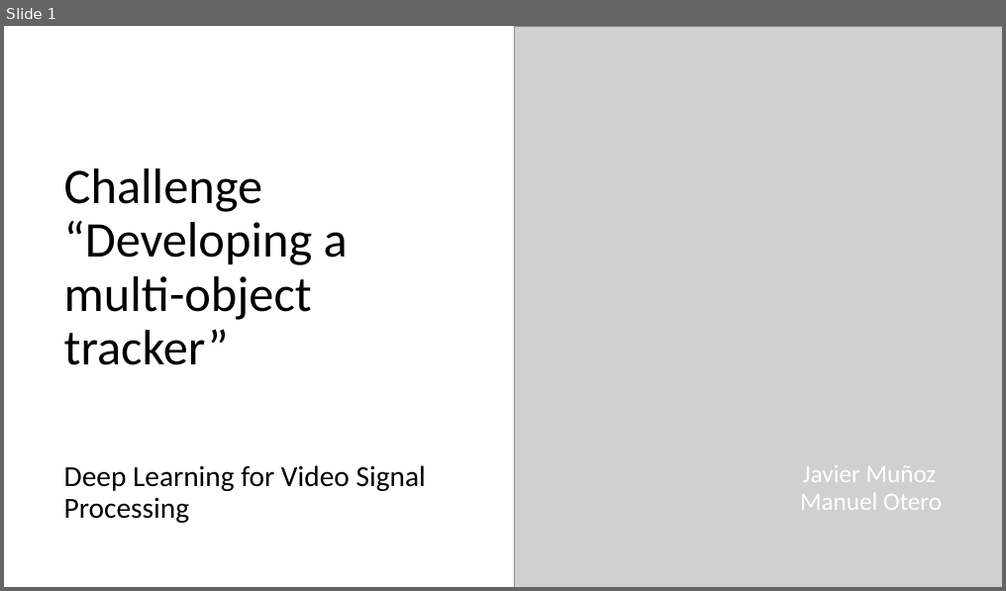
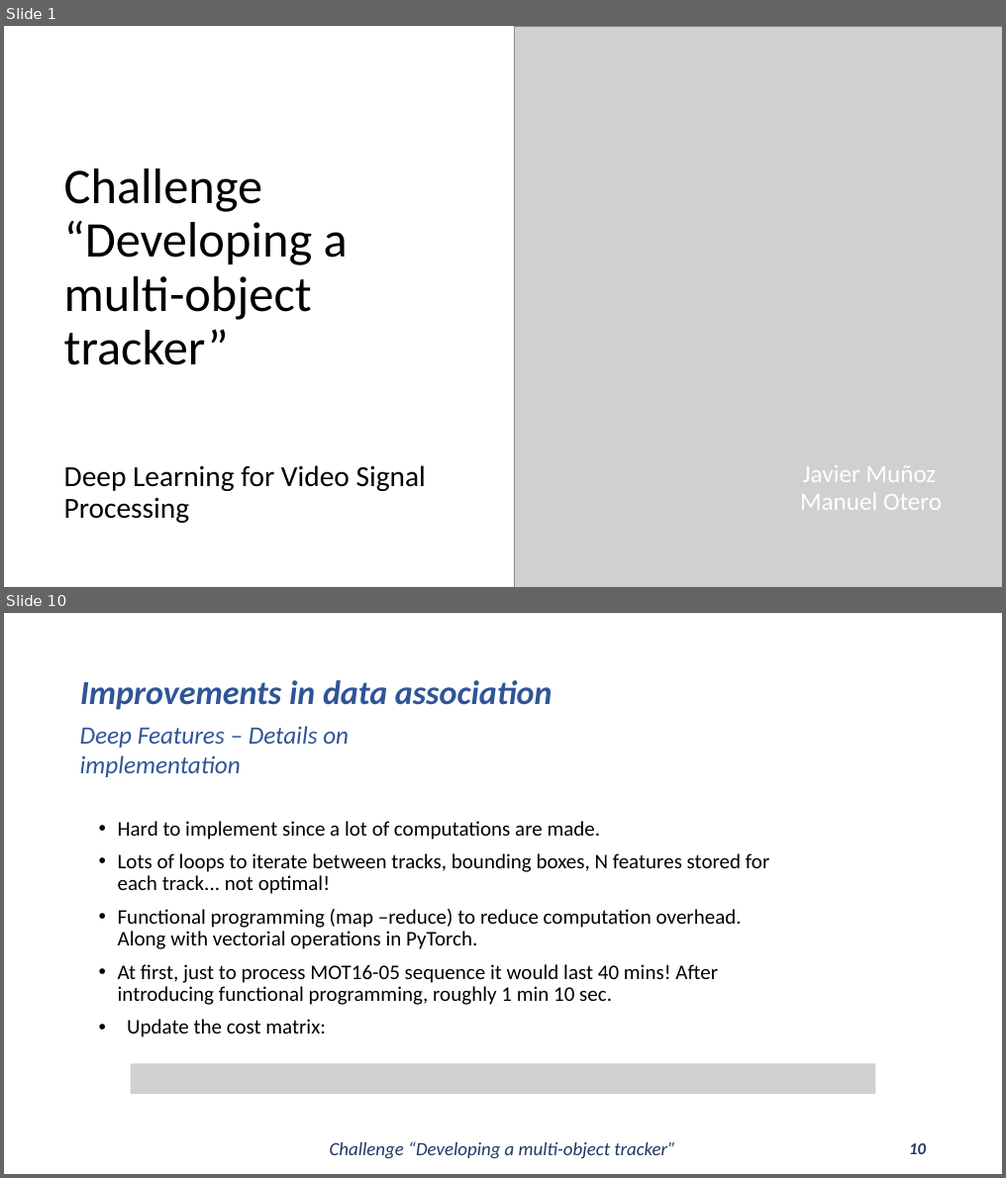
Before and after one commit to Javimh18/DL4VSP, a slide deck: dlvsp_challenge_material/challenge.pptx. Shown one above the other, each under a label of ours: slide 1 before the commit, slides 1 and 10 after it; the slides between them are not shown. The pictures are 1006x591 and 1006x1178 pixels, drawn with LibreOffice and Linux fonts; fonts in the diff are those of the drawing; grey boxes stand for pictures. Boxes give left, top, right and bottom in pixels: in the first picture for what was removed or moved away, otherwise in the second. Text is boxed around its words. In the diff, an @@ line names an element or a change of style, - is before the commit and + after.

```diff
--- a/dlvsp_challenge_material/challenge.pptx
+++ b/dlvsp_challenge_material/challenge.pptx
@@ slide 10 added at [4,613,1002,1174], background #FFFFFF @@
@@ title added at [80,680,552,710], 32.4 pt, text #2F5597, bold, italic @@
+Improvements in data association
@@ text added at [80,726,349,777], 24 pt, text #2F5597, italic @@
+Deep Features – Details on implementation
@@ subtitle added at [118,821,769,1038], 20 pt, text #000000 @@
+• Hard to implement since a lot of computations are made.
+• Lots of loops to iterate between tracks, bounding boxes, N features stored for each track... not optimal!
+• Functional programming (map –reduce) to reduce computation overhead. Along with vectorial operations in PyTorch.
+• At first, just to process MOT16-05 sequence it would last 40 mins! After introducing functional programming, roughly 1 min 10 sec.
+• Update the cost matrix:
@@ picture added at [131,1063,876,1093] @@
@@ text added at [330,1142,676,1159], 18 pt, text #203864, italic @@
+Challenge “Developing a multi-object tracker”
@@ page number added at [909,1144,926,1155], 16 pt, text #203864, bold, italic @@
+10
```
Also in this commit, not shown: 11 slides changed, 3 other slides added.
